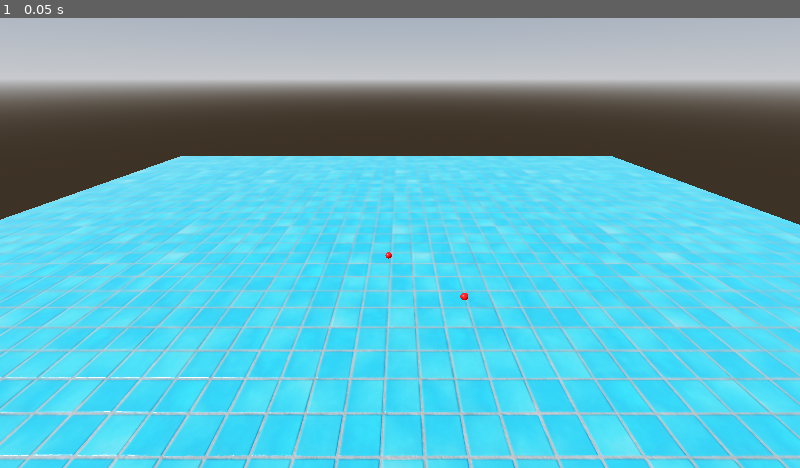
Above: before the commit, frame 1.
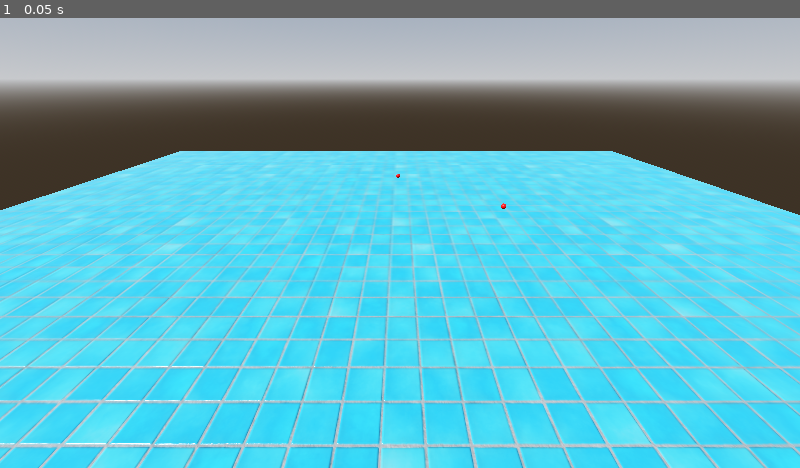
Above: after the commit, the same moment.

Repository: IceShuttle/GDSimulation
Game: Godot game, scene res://test.tscn
Same seed, same stepped clock (60 frames per second), same inputs: the game is played once before the commit and once after it.
Inputs:
- Up to frame 1 (0.05 s): no input

The runs differ from the first frame. In frame 1, 25% of the frame differs, in the area x 0-100%, y 29-100%.
Error before the commit: Cannot call method 'storage_buffer_create' on a null value. (res://test.gd:21)
Error after the commit: Cannot call method 'storage_buffer_create' on a null value. (res://test.gd:36)

Commit message:
density trying

Diff:
--- a/display.gdshader
+++ b/display.gdshader
@@ -7,5 +7,5 @@
 
 void process() {
 	vec4 data = texelFetch(pos_data,ivec2(int(INDEX),0),0);
-	TRANSFORM[3].xyz = data.rgb;
+	TRANSFORM[3].xyz = EMISSION_TRANSFORM[3].xyz+data.rgb*2.;
 }
--- a/test.gd
+++ b/test.gd
@@ -1,41 +1,68 @@
 extends GPUParticles3D
 
+@export var mass:=1.0
+@export var elasticity:=.9
+@export var gravity:=9.8
+@export var target_density:= 200.
+@export var pressure_multiplier:=1
+
+
 var rd:RenderingDevice
-var shader:RID
-var pipeline:RID
+
+var gravity_shader:RID
+var gravity_pipeline:RID
+var gravity_uniform_set:RID
+
+var density_buffer:RID
+var density_shader:RID
+var density_pipeline:RID
+var density_uniform_set:RID
+
 var params_buffer:RID
-var uniform_set:RID
 var activated:bool
 
 # Called when the node enters the scene tree for the first time.
 func _ready() -> void:
+	connect("tree_exiting",_on_exit)
 	RenderingServer.call_on_render_thread(_setup_compute)
 
 func _generate_params(delta:float)->PackedByteArray:
-	return PackedFloat32Array([delta]).to_byte_array()
+	return PackedFloat32Array([1024,mass,elasticity,gravity,target_density,pressure_multiplier,delta]).to_byte_array()
 
 func _setup_compute()->void:
 	rd = RenderingServer.get_rendering_device()
 
 	var params := _generate_params(0)
 	params_buffer = rd.storage_buffer_create(params.size(),params)
-	var delta_uniform := _generate_uniform(params_buffer,RenderingDevice.UNIFORM_TYPE_STORAGE_BUFFER,0)
+	var params_uniform := _generate_uniform(params_buffer,RenderingDevice.UNIFORM_TYPE_STORAGE_BUFFER,0)
 
-	var pos_uniform: = _generate_uniform(_generate_vec3_buffer(rand_arr(1024)),RenderingDevice.UNIFORM_TYPE_STORAGE_BUFFER,1)
-	var vel_uniform: = _generate_uniform(_generate_vec3_buffer(rand_arr(1024)),RenderingDevice.UNIFORM_TYPE_STORAGE_BUFFER,2)
+	var pos_uniform: = _generate_uniform(_generate_vec3_buffer(rand_vec3_arr(1024)),RenderingDevice.UNIFORM_TYPE_STORAGE_BUFFER,1)
+	var vel_uniform: = _generate_uniform(_generate_vec3_buffer(rand_vec3_arr(1024)),RenderingDevice.UNIFORM_TYPE_STORAGE_BUFFER,2)
+	density_buffer = _generate_float_buffer(num_float_arr(1024,0))
+	var density_uniform := _generate_uniform(density_buffer,RenderingDevice.UNIFORM_TYPE_STORAGE_BUFFER,3)
 
 	var data_buffer := _get_texture_buffer(1024,1)
 
 	var output_tex :Texture2DRD= self.process_material.get_shader_parameter("pos_data")
 	output_tex.texture_rd_rid = data_buffer
 
-	var shader_file := load("res://compute/gravity.glsl")
-	var shader_spirv: RDShaderSPIRV = shader_file.get_spirv()
-	shader = rd.shader_create_from_spirv(shader_spirv)
-	pipeline = rd.compute_pipeline_create(shader)
+	var gravity_shader_file := load("res://compute/gravity.glsl")
+	var gravity_shader_spirv: RDShaderSPIRV = gravity_shader_file.get_spirv()
+	gravity_shader = rd.shader_create_from_spirv(gravity_shader_spirv)
+	gravity_pipeline = rd.compute_pipeline_create(gravity_shader)
 
-	var output_uniform := _generate_uniform(data_buffer,RenderingDevice.UNIFORM_TYPE_IMAGE,3)
-	uniform_set = rd.uniform_set_create([delta_uniform,pos_uniform,vel_uniform,output_uniform],shader,0)
+
+
+	var density_shader_file := load("res://compute/density.glsl")
+	var density_shader_spirv:RDShaderSPIRV = density_shader_file.get_spirv()
+	density_shader = rd.shader_create_from_spirv(density_shader_spirv)
+	density_pipeline = rd.compute_pipeline_create(density_shader)
+
+	var output_uniform := _generate_uniform(data_buffer,RenderingDevice.UNIFORM_TYPE_IMAGE,4)
+	var param_set:=[params_uniform,pos_uniform,vel_uniform,density_uniform,output_uniform]
+
+	gravity_uniform_set = rd.uniform_set_create(param_set,gravity_shader,0)
+	density_uniform_set = rd.uniform_set_create(param_set,density_shader,0)
 
 func _generate_uniform(data_buffer:RID, type:int, binding:int) -> RDUniform:
 	var data_uniform := RDUniform.new()
@@ -43,6 +70,11 @@
 	data_uniform.binding = binding
 	data_uniform.add_id(data_buffer)
 	return data_uniform
+
+func _generate_float_buffer(data:Array[float])->RID:
+	var data_buffer_bytes := PackedFloat32Array(data).to_byte_array()
+	var data_buffer := rd.storage_buffer_create(data_buffer_bytes.size(), data_buffer_bytes)
+	return data_buffer
 
 func _generate_vec3_buffer(data:Array[Vector3])->RID:
 	var data_buffer_bytes := PackedVector3Array(data).to_byte_array()
@@ -52,18 +84,23 @@
 func _get_texture_buffer(x:int,y:int)->RID:
 	var pos_tex:=Image.create(x,y, false, Image.FORMAT_RGBAH)
 	var fmt:= RDTextureFormat.new()
-	fmt.width=32
-	fmt.height=32
+	fmt.width=x
+	fmt.height=y
 	fmt.format = RenderingDevice.DATA_FORMAT_R16G16B16A16_SFLOAT
 	fmt.usage_bits = RenderingDevice.TEXTURE_USAGE_SAMPLING_BIT | RenderingDevice.TEXTURE_USAGE_STORAGE_BIT
 
 	var view := RDTextureView.new()
 	return rd.texture_create(fmt,view,[pos_tex.get_data()])
 
-func rand_arr(n:int) -> Array[Vector3]:
+func rand_vec3_arr(n:int) -> Array[Vector3]:
 	var arr:Array[Vector3] = []
 	for i in range(n):
 		arr.append(Vector3(randf(),randf(),randf()))
+	return arr
+func num_float_arr(n:int,val:float)->Array[float]:
+	var arr :Array[float]= []
+	for i in range(n):
+		arr.append(val)
 	return arr
 
 # Called every frame. 'delta' is the elapsed time since the previous frame.
@@ -75,11 +112,33 @@
 
 
 func _compute(delta:float) ->void:
+	calculate_gravity(delta)
+	compute_shader_pipeline(density_pipeline,density_uniform_set)
+
+
+	var out:=rd.buffer_get_data(density_buffer)
+	var opt :=out.to_float32_array()
+	var sum:=0.
+	for i in opt:
+		sum+=i
+	print(sum/opt.size())
+	#rd.submit()
+
+func calculate_gravity(delta:float)->void:
 	var params:PackedByteArray = _generate_params(delta)
 	rd.buffer_update(params_buffer,0,params.size(),params)
+	compute_shader_pipeline(gravity_pipeline,gravity_uniform_set)
 
+func compute_shader_pipeline(pipeline:RID,uniform_set:RID)->void:
 	var compute_list := rd.compute_list_begin()
 	rd.compute_list_bind_compute_pipeline(compute_list, pipeline)
 	rd.compute_list_bind_uniform_set(compute_list, uniform_set, 0)
 	rd.compute_list_dispatch(compute_list, 1024,1, 1)
 	rd.compute_list_end()
+
+func _on_exit()->void:
+	print("exited")
+	rd.free_rid(gravity_shader)
+	rd.free_rid(params_buffer)
+	rd.free_rid(gravity_uniform_set)
+	rd.free_rid(gravity_uniform_set)
--- a/test.tscn
+++ b/test.tscn
@@ -57,8 +57,8 @@
 [node name="Node3D" type="Node3D" parent="."]
 
 [node name="GPUParticles3D" type="GPUParticles3D" parent="Node3D"]
-transform = Transform3D(1, 0, 0, 0, 1, 0, 0, 0, 1, -0.0694971, 1.84751, 0.54466)
-amount = 1024
+transform = Transform3D(1, 0, 0, 0, 1, 0, 0, 0, 1, 0.13584, 0.327994, -3.23491)
+amount = 2048
 process_material = SubResource("ShaderMaterial_2gbpo")
 draw_pass_1 = SubResource("SphereMesh_5bu30")
 script = ExtResource("3_tkh4c")
@@ -70,7 +70,7 @@
 transform = Transform3D(0.455328, 0.632131, -0.626967, -1.83469e-08, 0.704201, 0.710001, 0.890324, -0.323283, 0.320642, -0.0694971, 3.00164, 5.70506)
 
 [node name="MeshInstance3D" type="MeshInstance3D" parent="Node3D"]
-transform = Transform3D(1, 0, 0, 0, 1, 0, 0, 0, 1, 0, -0.705626, 0)
+transform = Transform3D(1, 0, 0, 0, 1, 0, 0, 0, 1, 0, -0.499237, 0)
 material_override = SubResource("StandardMaterial3D_ayd5w")
 mesh = SubResource("PlaneMesh_kbtbi")
 
Not shown, added: compute/density.glsl
Not shown, added: compute/density.glsl.import
Not shown, changed: compute/gravity.glsl
Not shown, added: compute/utils.glsl
Not shown, added: compute/utils.glsl.import
